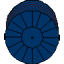
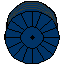
Before/after of a 64x64 layered artwork. What changed in the layer stack:
added layer "Paint Layer 2" above "Paint Layer 1" over [4, 0, 60, 64]
added layer "Paint Layer 1" above "bluedrum" over [4, 0, 60, 64]
painted on "bluedrum" over [4, 0, 60, 64]
